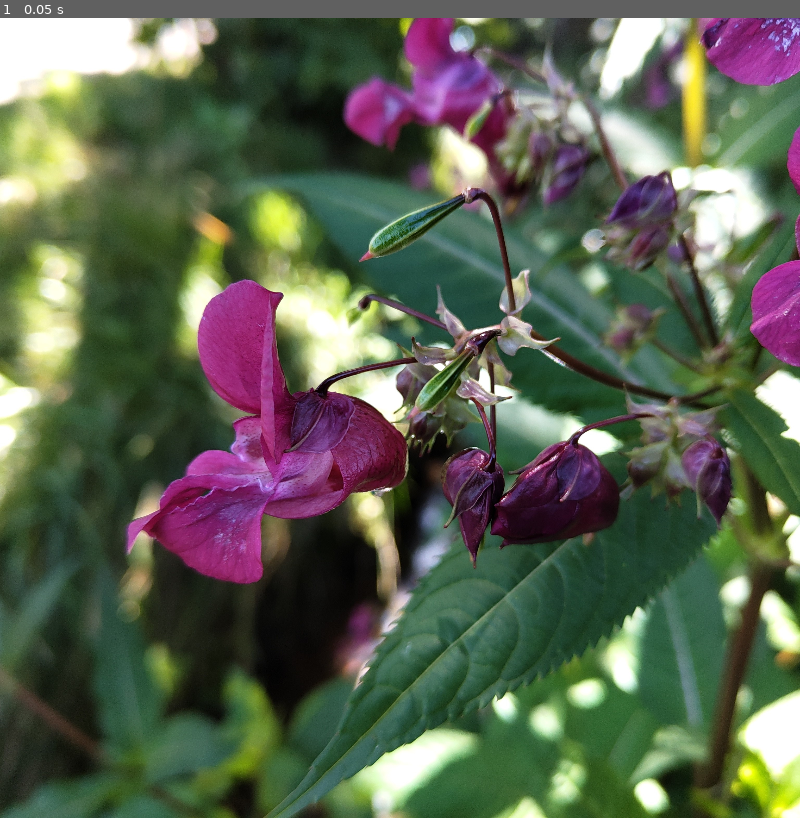
Above: before the commit, frame 1.
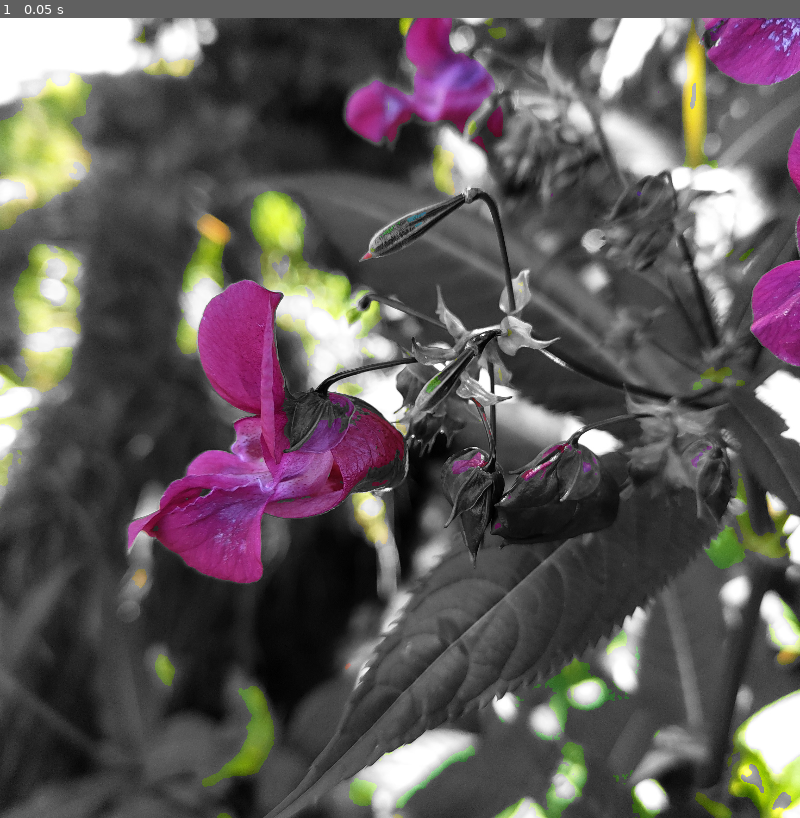
Above: after the commit, the same moment.

Repository: voidxptr/shaders
Game: Godot game, scene res://src/saturationMasking/saturation_masking.tscn
Two runs of this game, one before a commit and one after it. Both use one fixed random seed, a clock stepped at 60 frames per second and the inputs below. This scene is started directly instead of the project's main scene.
Inputs:
- Up to frame 1 (0.05 s): no input

The runs differ from the first frame. In frame 1, 19% of the frame differs, in the area x 0-100%, y 0-100%.

Commit message:
First sat shader test

Diff:
--- a/src/saturationMasking/saturation_masking.gdshader
+++ b/src/saturationMasking/saturation_masking.gdshader
@@ -1,7 +1,71 @@
 shader_type canvas_item;
 
-uniform sampler2D SCREEN_TEXTURE:hint_screen_texture;
+uniform sampler2D SCREEN_TEXTURE:hint_screen_texture,  filter_linear;
+
+group_uniforms masking;
+uniform bool mask_by_sat = true;
+uniform float mask_by_sat_min:hint_range(0.0, 1.0, 0.01) = 0.35;
+uniform float mask_by_sat_max:hint_range(0.0, 1.0, 0.01) = 0.5;
+uniform bool mask_by_sat_inv = false;
+
+uniform bool box_blur_mask = true;
+
+group_uniforms debug;
+uniform bool debug_visual_mask = false;
+
+float sum(vec3 col)
+{
+	return col.x + col.y + + col.z;
+}
+
+float average(vec3 col)
+{
+	return sum(col) / 3.0;
+}
+
+float saturation(vec3 col)
+{
+	float avg = average(col);
+
+	avg = sum(abs(col - vec3(avg)));
+
+	return avg;
+}
+
+vec4 box_blur(sampler2D text, vec2 uv, vec2 pixel_size)
+{
+	vec4 sum = vec4(0.0);
+	for(int x = -1; x <= 1; x++)
+	{
+		for(int y = -1; y <= 1; y++)
+		{
+			sum += texture(text, uv + pixel_size * vec2(float(x), float(y)));
+		}
+	}
+
+	sum /= 9.0;
+
+	return sum;
+}
 
 void fragment() {
-	COLOR = texture(SCREEN_TEXTURE, UV);
+
+	vec4 tex = texture(SCREEN_TEXTURE,UV);
+	vec4 texblured = box_blur(SCREEN_TEXTURE, UV, SCREEN_PIXEL_SIZE);
+
+	float mask = 1.0;
+	if(mask_by_sat)
+	{
+		float sat = saturation(texblured.rgb);
+
+		sat = sat >= mask_by_sat_min && sat <= mask_by_sat_max ? 1.0 : 0.0;		// using sat as tmp var cause im lazy
+		if(mask_by_sat_inv) {sat = 1.0 - sat;}
+
+		mask *= sat;
+	}
+
+
+	COLOR.rgb = mix(tex.rgb, vec3(average(tex.rgb)), mask);
+
+	if(debug_visual_mask) { COLOR.rgb = vec3(mask); }
 }
--- a/src/saturationMasking/saturation_masking.tscn
+++ b/src/saturationMasking/saturation_masking.tscn
@@ -5,6 +5,12 @@
 
 [sub_resource type="ShaderMaterial" id="ShaderMaterial_rwvj1"]
 shader = ExtResource("1_1hp1r")
+shader_parameter/mask_by_sat = true
+shader_parameter/mask_by_sat_min = 0.29
+shader_parameter/mask_by_sat_max = 1.0
+shader_parameter/mask_by_sat_inv = true
+shader_parameter/box_blur_mask = true
+shader_parameter/debug_visual_mask = false
 
 [node name="saturationMasking" type="Node2D"]
 
